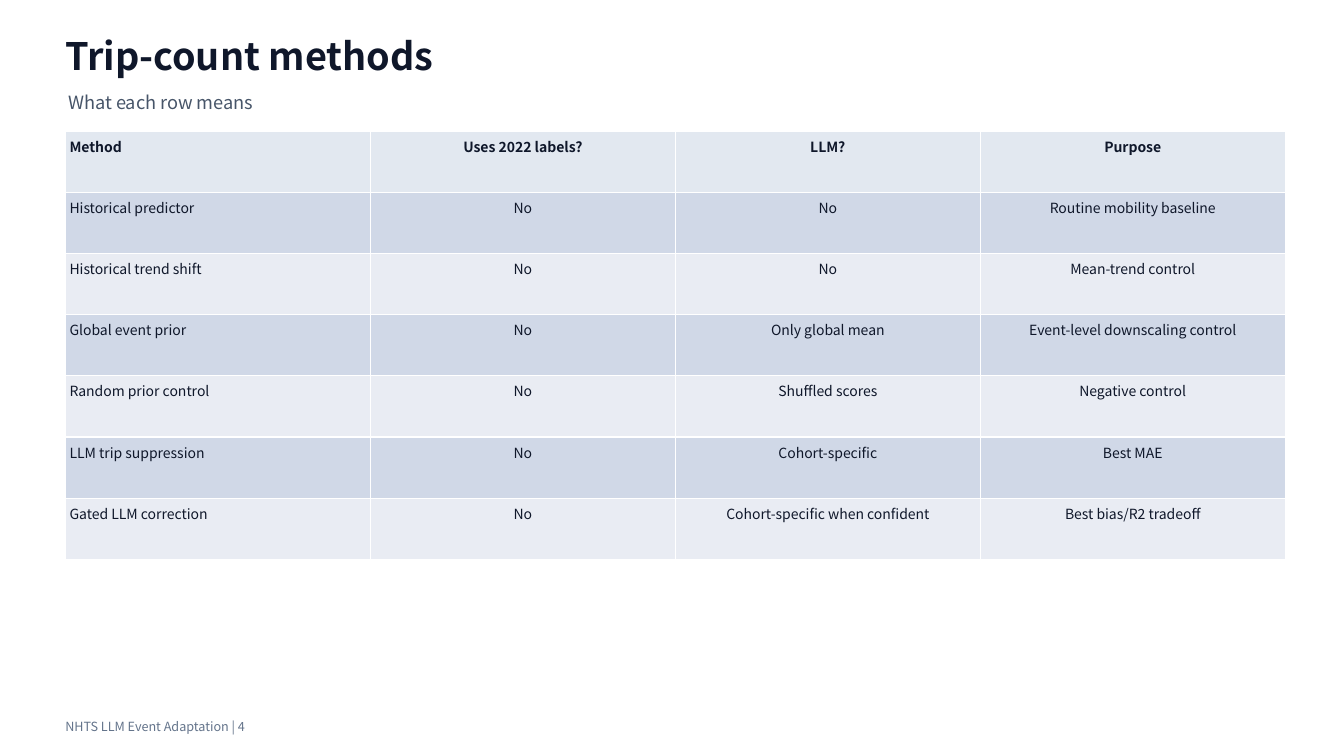
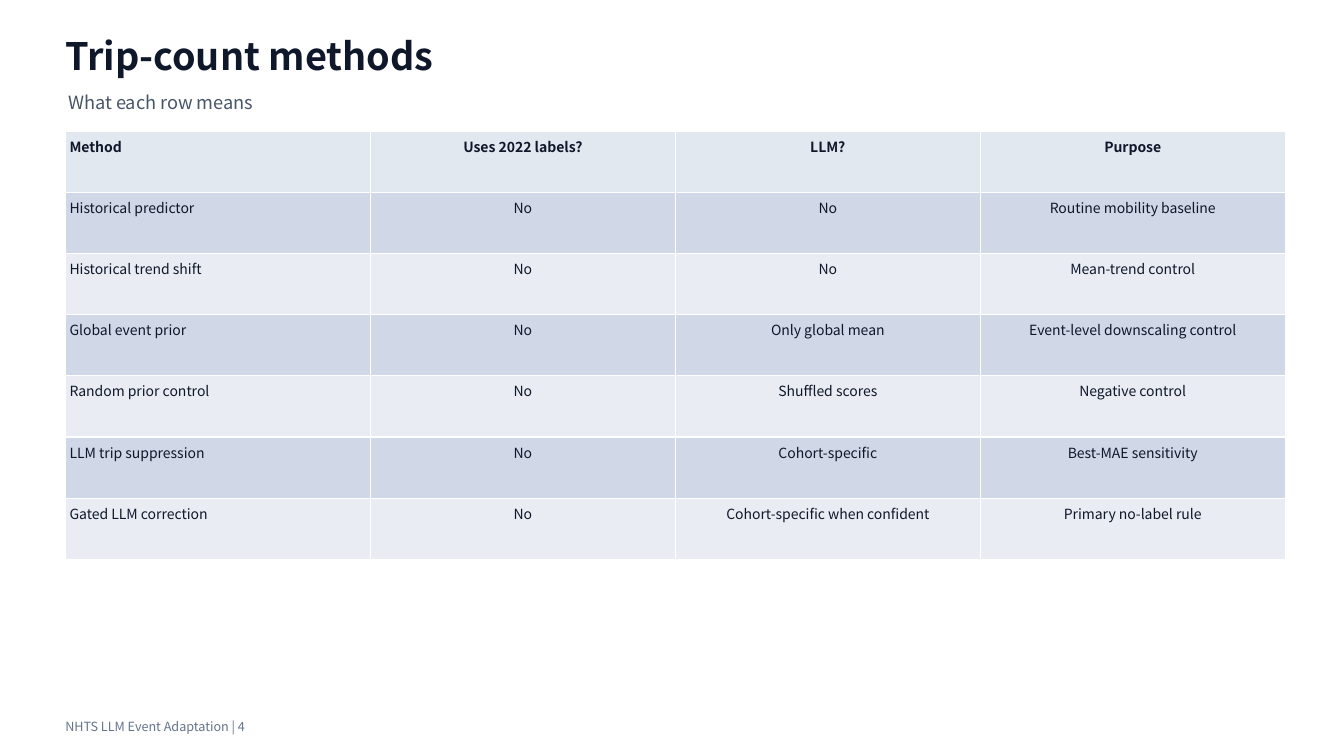
Before and after one commit to Lrving-code/NHTS-Travel-Prediction, a slide deck: slide 4 of outputs/final_project/NHTS_LLM_Event_Adaptation_Optimized_Presentation.pptx. Drawn at 1344x756 pixels with LibreOffice and Linux fonts; fonts in the diff are those of the drawing. Boxes give left, top, right and bottom in pixels: in the first picture for what was removed or moved away, otherwise in the second. Text is boxed around its words. In the diff, an @@ line names an element or a change of style, - is before the commit and + after.

Commit message:
feat(repro): add final no-label artifacts

```diff
--- a/outputs/final_project/NHTS_LLM_Event_Adaptation_Optimized_Presentation.pptx
+++ b/outputs/final_project/NHTS_LLM_Event_Adaptation_Optimized_Presentation.pptx
@@ table at (66, 131, 1284, 560) @@
-row 6, column 4: Best MAE
+row 6, column 4: Best-MAE sensitivity
-row 7, column 4: Best bias/R2 tradeoff
+row 7, column 4: Primary no-label rule
```
Also in this commit, not shown: 4 other slides changed, 16 other files.
